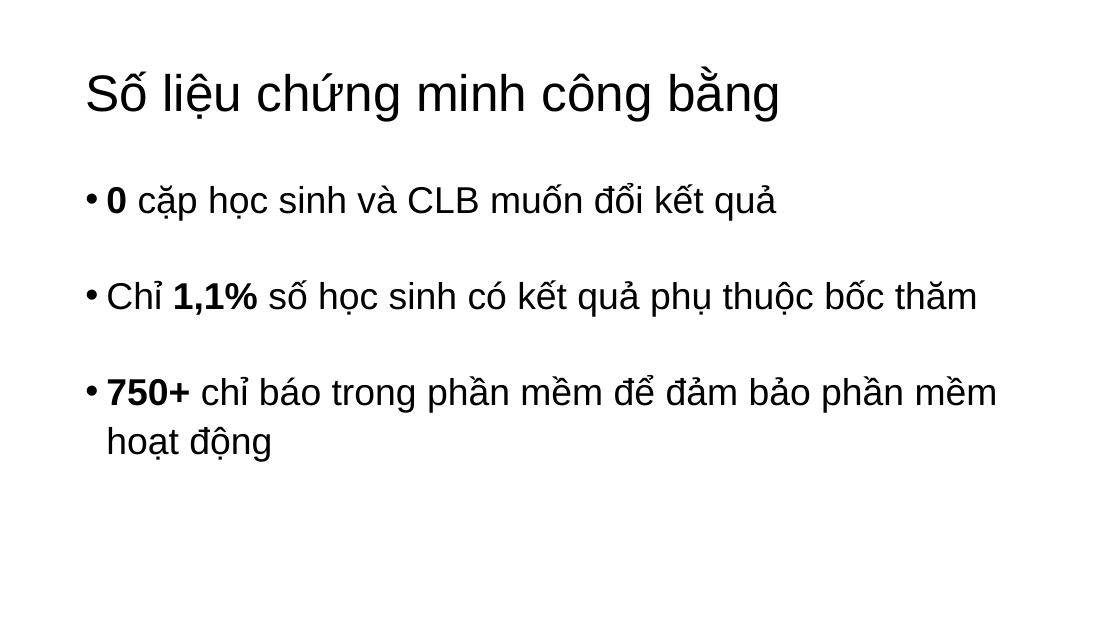
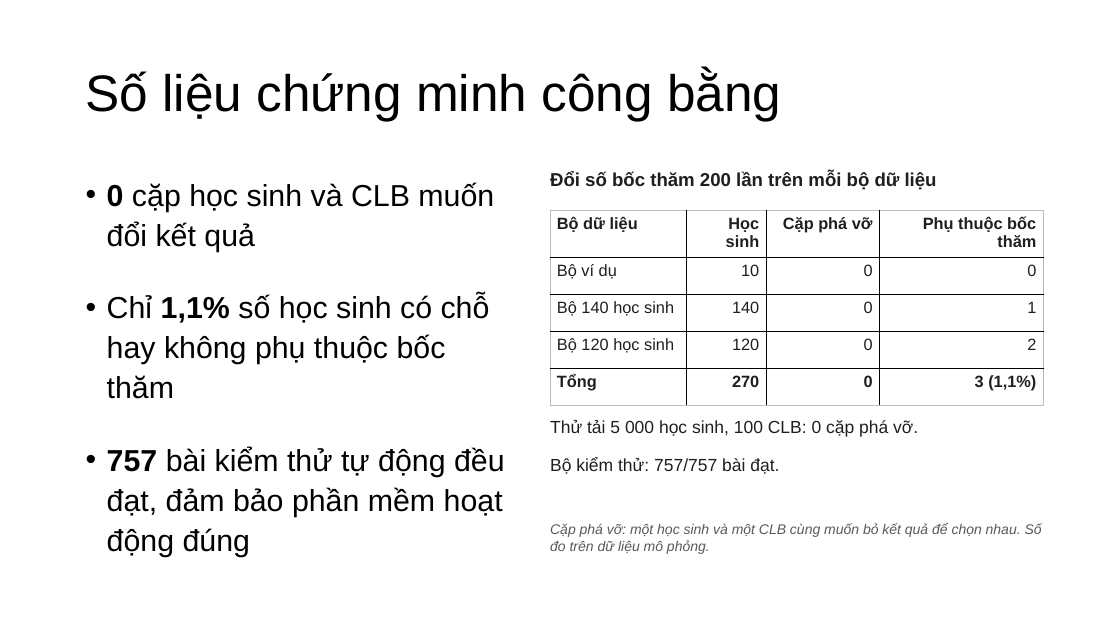
Before and after one commit to nguyenphanvantruong6969-arch/rbda-kiosk, a slide deck: slide 10 of THUYET_TRINH_KHKT_DA_SUA_FONT.pptx. Drawn at 1120x630 pixels with LibreOffice and Linux fonts; fonts in the diff are those of the drawing. Boxes give left, top, right and bottom in pixels: in the first picture for what was removed or moved away, otherwise in the second. Text is boxed around its words. In the diff, an @@ line names an element or a change of style, - is before the commit and + after.

```diff
--- a/THUYET_TRINH_KHKT_DA_SUA_FONT.pptx
+++ b/THUYET_TRINH_KHKT_DA_SUA_FONT.pptx
@@ text added at [550,172,937,190], 16 pt, text #1F1F1F, bold @@
+Đổi số bốc thăm 200 lần trên mỗi bộ dữ liệu
@@ text at [107,182,494,252]: size 32 to 26 pt in "0 cặp học sinh và CLB muốn ..."; less space between paragraphs @@
@@ table added at [550,210,1044,395], 5 rows, 4 columns @@
+Bộ dữ liệu | Học sinh | Cặp phá vỡ | Phụ thuộc bốc thăm
+Bộ ví dụ | 10 | 0 | 0
+Bộ 140 học sinh | 140 | 0 | 1
+Bộ 120 học sinh | 120 | 0 | 2
+Tổng | 270 | 0 | 3 (1,1%)
@@ text at [107,294,505,557]: text changed; size 32 to 26 pt @@
-• Chỉ 1,1% số học sinh có kết quả phụ thuộc bốc thăm
-• 750+ chỉ báo trong phần mềm để đảm bảo phần mềm hoạt động
+• Chỉ 1,1% số học sinh có chỗ hay không phụ thuộc bốc thăm
+• 757 bài kiểm thử tự động đều đạt, đảm bảo phần mềm hoạt động đúng
@@ text added at [550,419,918,437], 15 pt, text #1F1F1F @@
+Thử tải 5 000 học sinh, 100 CLB: 0 cặp phá vỡ.
@@ text added at [550,457,779,474], 15 pt, text #1F1F1F @@
+Bộ kiểm thử: 757/757 bài đạt.
@@ text added at [550,523,1042,554], 12 pt, text #595959, italic @@
+Cặp phá vỡ: một học sinh và một CLB cùng muốn bỏ kết quả để chọn nhau. Số đo trên dữ liệu mô phỏng.
```
